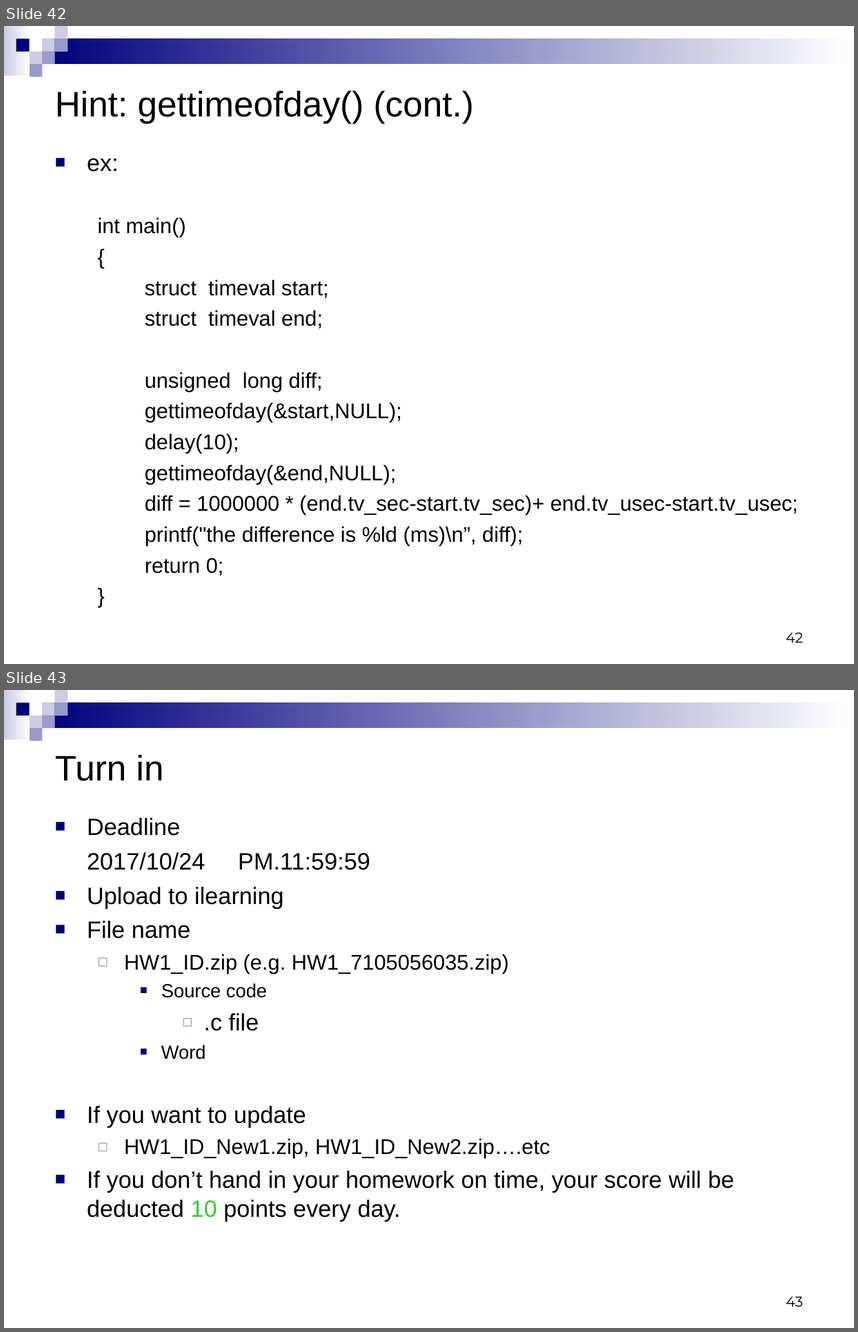
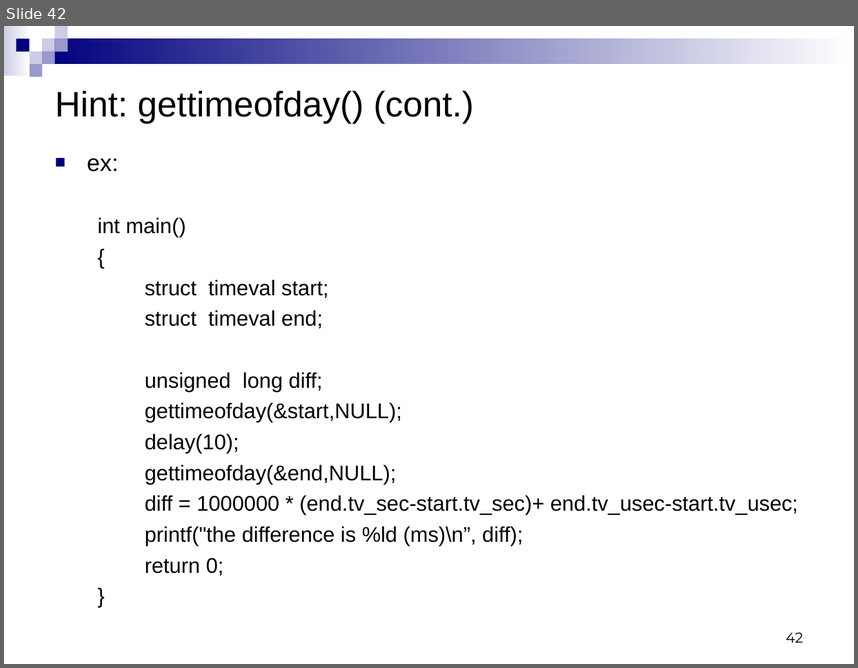
Before and after one commit to gualee/Socket-Programming-with-UDP-TCP, a slide deck: HW1-Socket Programming with UDP _ TCP.ppt. Shown one above the other, each under a label of ours: slides 42 and 43 before the commit, slide 42 after it. The pictures are 858x1332 and 858x668 pixels, drawn with LibreOffice and Linux fonts; fonts in the diff are those of the drawing. Boxes give left, top, right and bottom in pixels: in the first picture for what was removed or moved away, otherwise in the second. Text is boxed around its words. In the diff, an @@ line names an element or a change of style, - is before the commit and + after.

```diff
--- a/HW1-Socket Programming with UDP _ TCP.ppt
+++ b/HW1-Socket Programming with UDP _ TCP.ppt
@@ slide 43 removed at box(4, 690, 854, 1328), background #FFFFFF; not listed: 9 template elements that a slide beside it also shows @@
@@ title removed at box(55, 754, 164, 781) @@
-Turn in
@@ text removed at box(87, 818, 734, 1221) @@
-■ Deadline
-2017/10/24 PM.11:59:59
-■ Upload to ilearning
-■ File name
-  ◻ HW1_ID.zip (e.g. HW1_7105056035.zip)
-    ■ Source code
-      ◻ .c file
-    ■ Word
-■ If you want to update
-  ◻ HW1_ID_New1.zip, HW1_ID_New2.zip….etc
-■ If you don’t hand in your homework on time, your score will be deducted 10 points every day.
@@ page number removed at box(786, 1296, 803, 1306) @@
-43
```
Also in this commit, not shown: 2 other slides removed.
